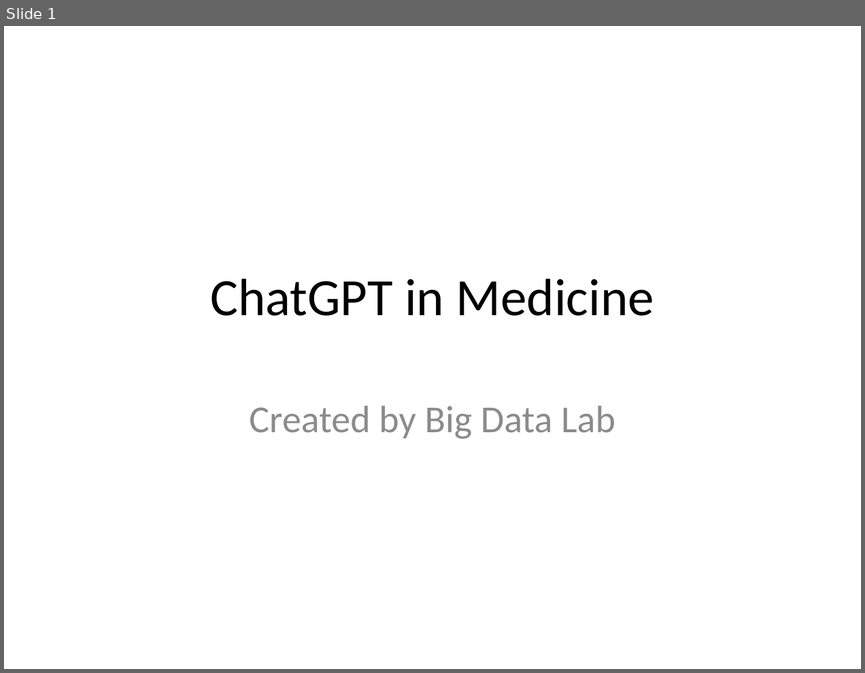
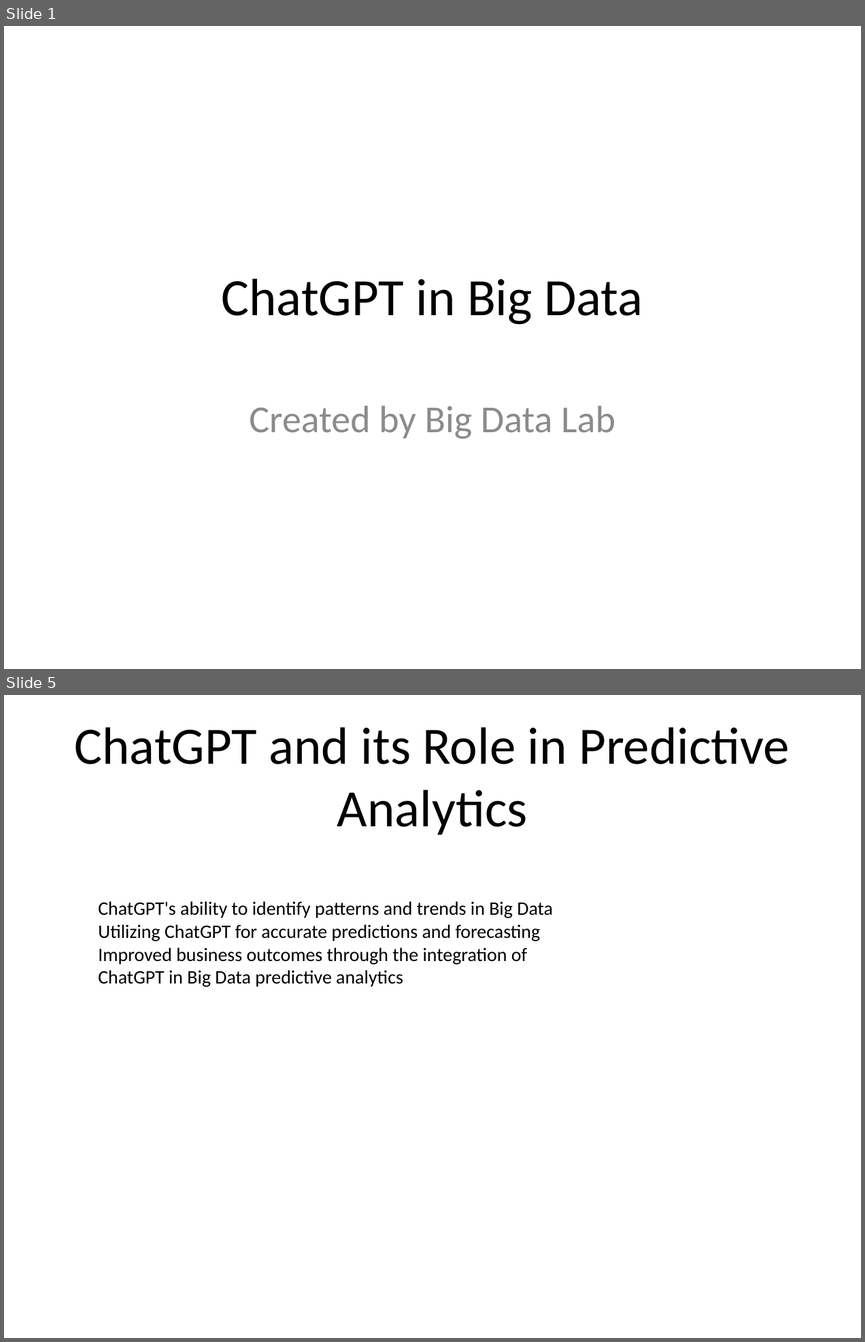
Before and after one commit to bithabib/create_ppt_using_chatgpt, a slide deck: First_presentation.pptx. Shown one above the other, each under a label of ours: slide 1 before the commit, slides 1 and 5 after it; the slides between them are not shown. The pictures are 865x673 and 865x1342 pixels, drawn with LibreOffice and Linux fonts; fonts in the diff are those of the drawing. Boxes give left, top, right and bottom in pixels: in the first picture for what was removed or moved away, otherwise in the second. Text is boxed around its words. In the diff, an @@ line names an element or a change of style, - is before the commit and + after.

```diff
--- a/First_presentation.pptx
+++ b/First_presentation.pptx
@@ slide 5 added at (4, 695, 861, 1338), background #FFFFFF @@
@@ title added at (74, 727, 789, 835), 44 pt, text #000000 @@
+ChatGPT and its Role in Predictive Analytics
@@ text added at (98, 901, 553, 987), 16 pt, text #000000 @@
+ChatGPT's ability to identify patterns and trends in Big Data
+Utilizing ChatGPT for accurate predictions and forecasting
+Improved business outcomes through the integration of ChatGPT in Big Data predictive analytics
@@ slide 1 changed as well @@
@@ title at (221, 278, 643, 325): text changed @@
-ChatGPT in Medicine
+ChatGPT in Big Data
```
Also in this commit, not shown: 3 other slides added, 8 other files.
